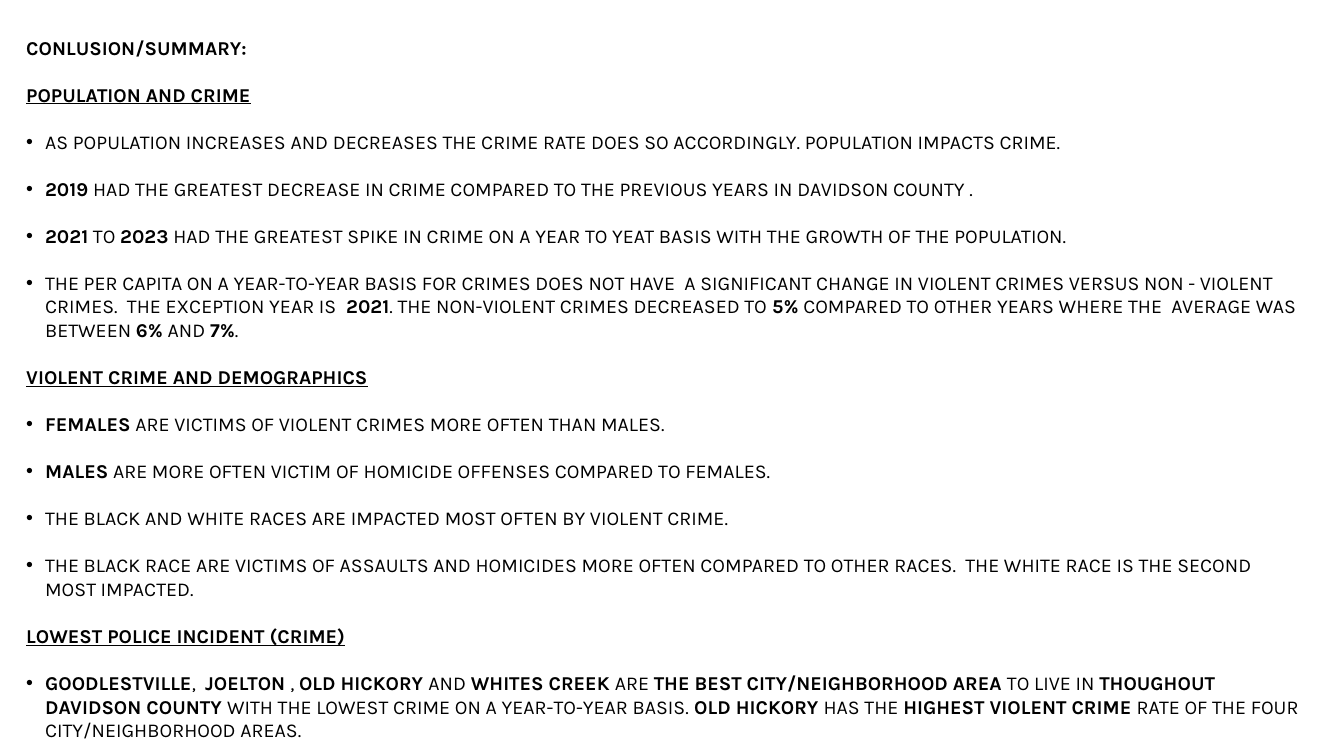
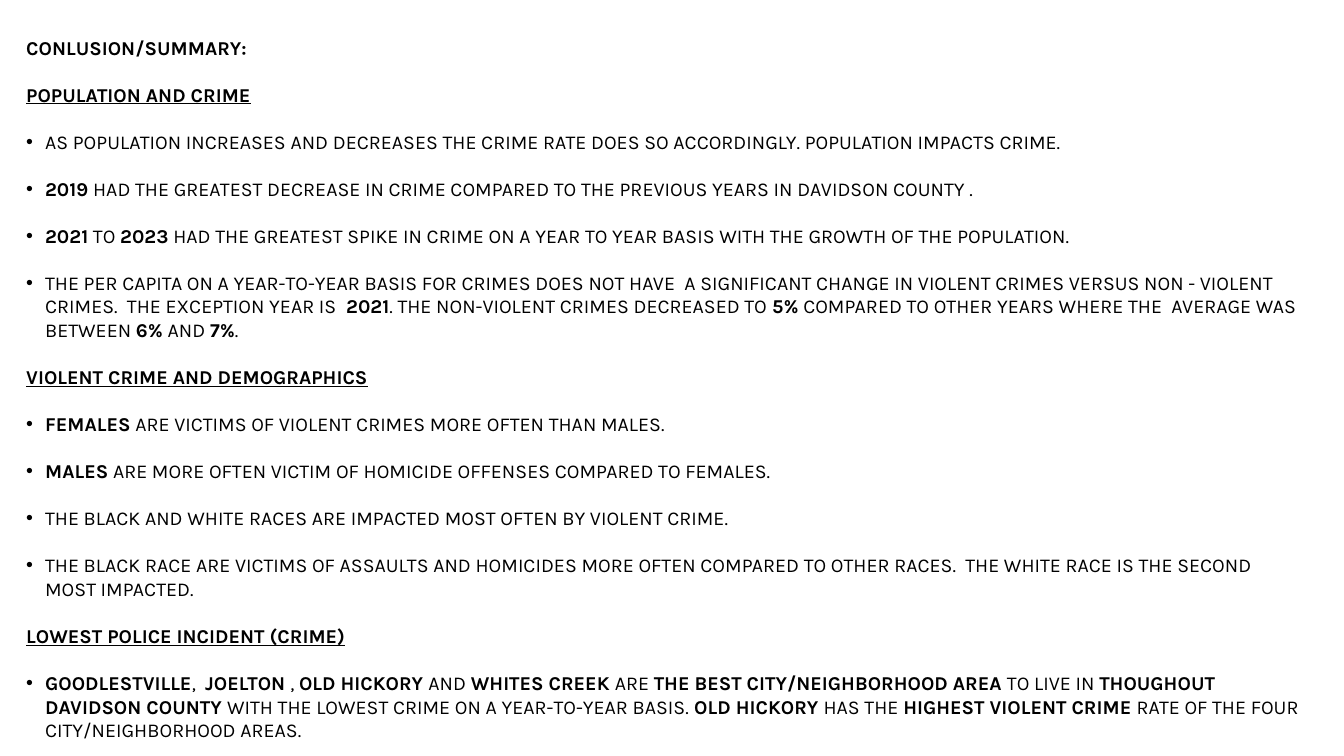
Before and after one commit to HTMIV/NashvilleCrime, a slide deck: slide 15 of DAVIDSON COUNTY CRIME AND CITY NEIGHBORHOOD.pptx. Drawn at 1344x756 pixels with LibreOffice and Linux fonts; fonts in the diff are those of the drawing. Boxes give left, top, right and bottom in pixels: in the first picture for what was removed or moved away, otherwise in the second. Text is boxed around its words. In the diff, an @@ line names an element or a change of style, - is before the commit and + after.

Commit message:
NashvilleCrime

```diff
--- a/DAVIDSON COUNTY CRIME AND CITY NEIGHBORHOOD.pptx
+++ b/DAVIDSON COUNTY CRIME AND CITY NEIGHBORHOOD.pptx
@@ text at (45, 230, 1069, 244): text changed @@
-• 2021 TO 2023 HAD THE GREATEST SPIKE IN CRIME ON A YEAR TO YEAT BASIS WITH THE GROWTH OF THE POPULATION.
+• 2021 TO 2023 HAD THE GREATEST SPIKE IN CRIME ON A YEAR TO YEAR BASIS WITH THE GROWTH OF THE POPULATION.
```
